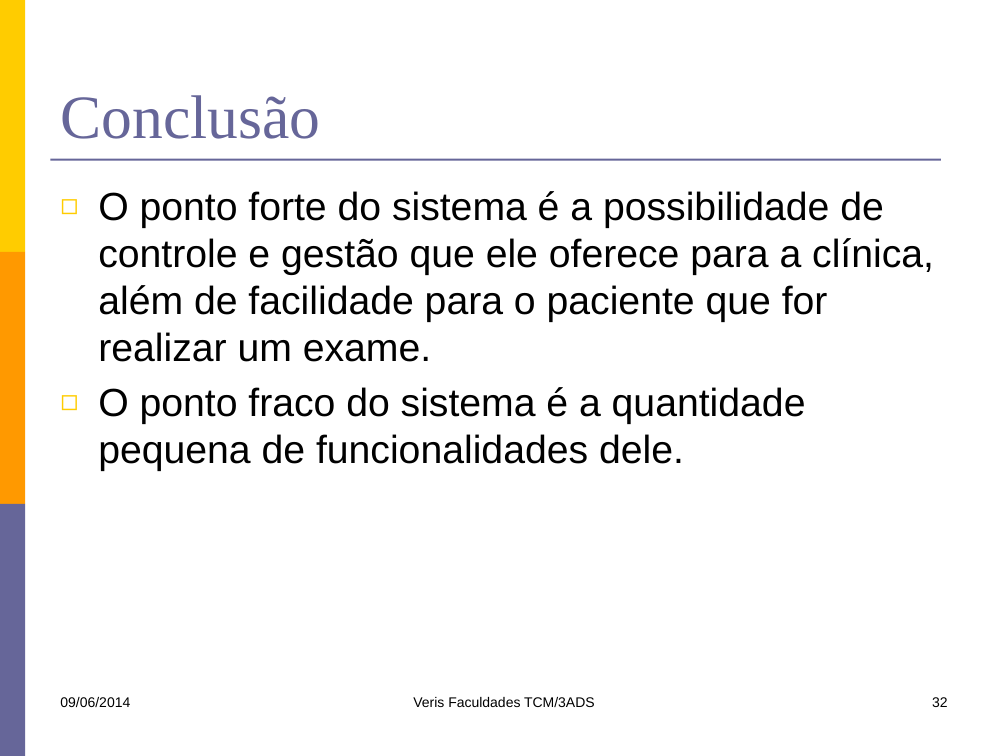
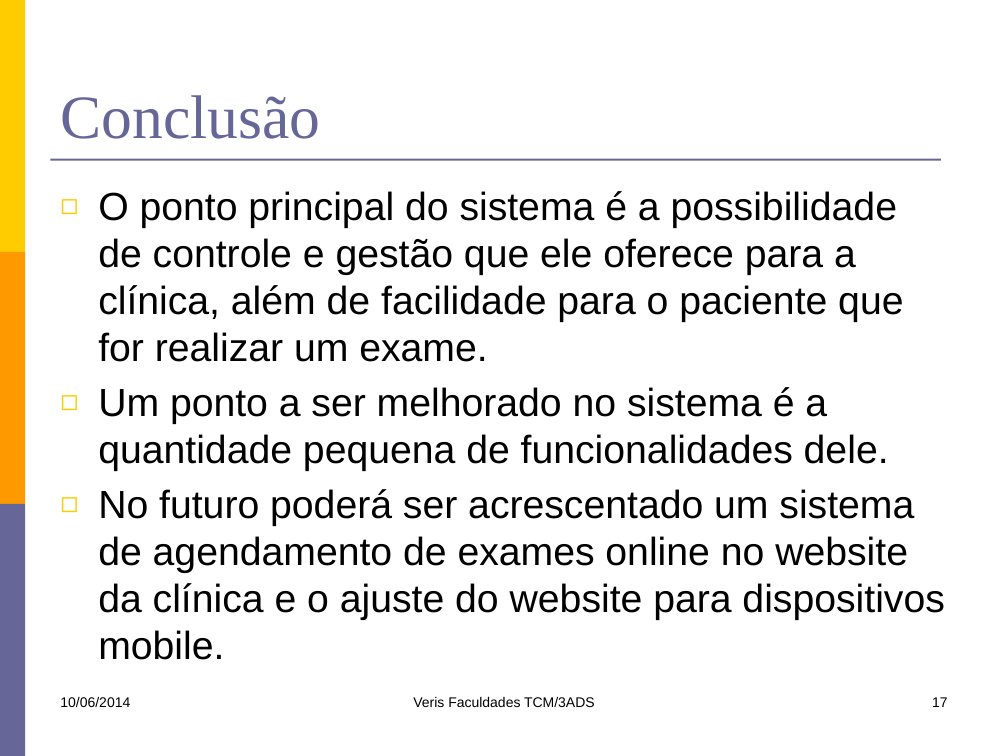
Before and after one commit to kokmz/TCCHUE, a slide deck: slide 17 of documentacao/G4_Apresentacao1sem2014.pptx (slide 32 before the commit). Drawn at 1008x756 pixels with LibreOffice and Linux fonts; fonts in the diff are those of the drawing. Boxes give left, top, right and bottom in pixels: in the first picture for what was removed or moved away, otherwise in the second. Text is boxed around its words. In the diff, an @@ line names an element or a change of style, - is before the commit and + after.

Commit message:
Atualização de todos os slides para apresentação, visando atender os comentarios e ideias proprostas pelo professor.

```diff
--- a/documentacao/G4_Apresentacao1sem2014.pptx
+++ b/documentacao/G4_Apresentacao1sem2014.pptx
@@ text at (98, 191, 944, 660): text changed @@
-◻ O ponto forte do sistema é a possibilidade de controle e gestão que ele oferece para a clínica, além de facilidade para o paciente que for realizar um exame.
-◻ O ponto fraco do sistema é a quantidade pequena de funcionalidades dele.
+◻ O ponto principal do sistema é a possibilidade de controle e gestão que ele oferece para a clínica, além de facilidade para o paciente que for realizar um exame.
+◻ Um ponto a ser melhorado no sistema é a quantidade pequena de funcionalidades dele.
+◻ No futuro poderá ser acrescentado um sistema de agendamento de exames online no website da clínica e o ajuste do website para dispositivos mobile.
@@ text at (60, 697, 130, 707): text changed @@
-09/06/2014
+10/06/2014
@@ page number at (932, 697, 948, 707): text changed @@
-32
+17
```
Also in this commit, not shown: 16 other slides changed, 16 slides removed.
